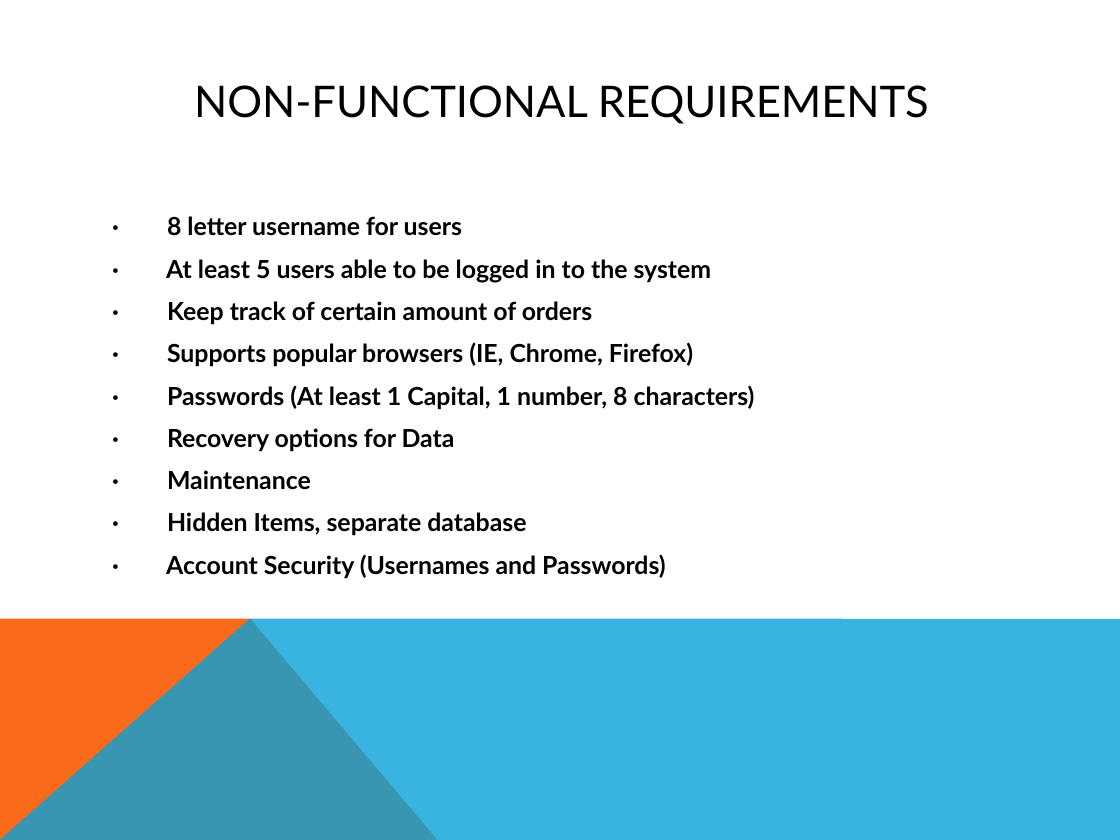
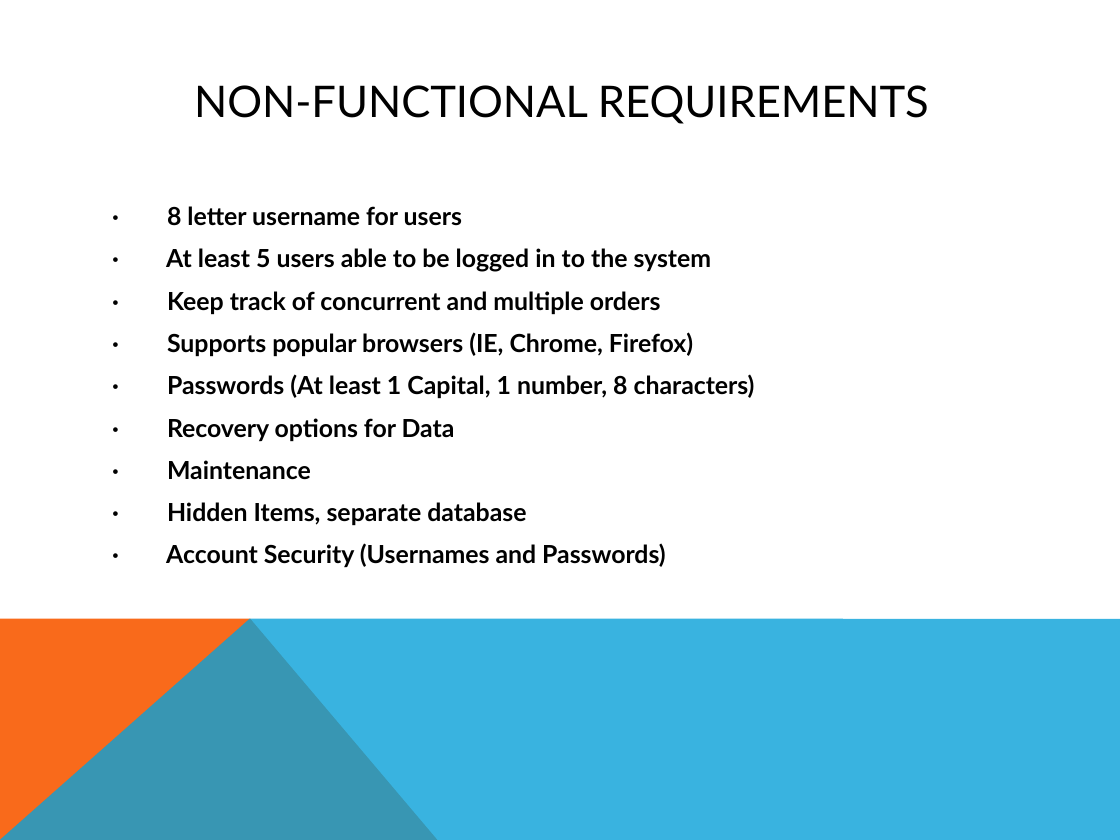
Before and after one commit to Dyndrilliac/cen-4010-assignments, a slide deck: slide 16 of Design Documents/PresentationSoftEng.pptx. Drawn at 1120x840 pixels with LibreOffice and Linux fonts; fonts in the diff are those of the drawing. Boxes give left, top, right and bottom in pixels: in the first picture for what was removed or moved away, otherwise in the second. Text is boxed around its words. In the diff, an @@ line names an element or a change of style, - is before the commit and + after.

```diff
--- a/Design Documents/PresentationSoftEng.pptx
+++ b/Design Documents/PresentationSoftEng.pptx
@@ text "· 8 letter username for ...": place and size @@
-text "· 8 letter username for ..." at box(166, 216, 755, 579)
+text "· 8 letter username for ..." at box(166, 206, 755, 568)
@@ text at box(167, 291, 661, 315): text changed @@
-· Keep track of certain amount of orders
+· Keep track of concurrent and multiple orders
```
Also in this commit, not shown: 1 other slide changed, 2 slides added, 2 slides removed.
